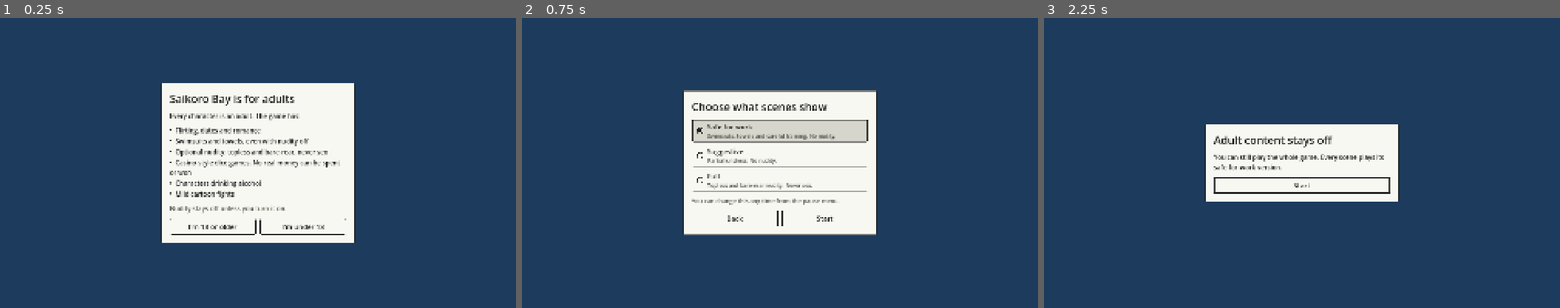
Above: before the commit, frames 1-3 (left to right).
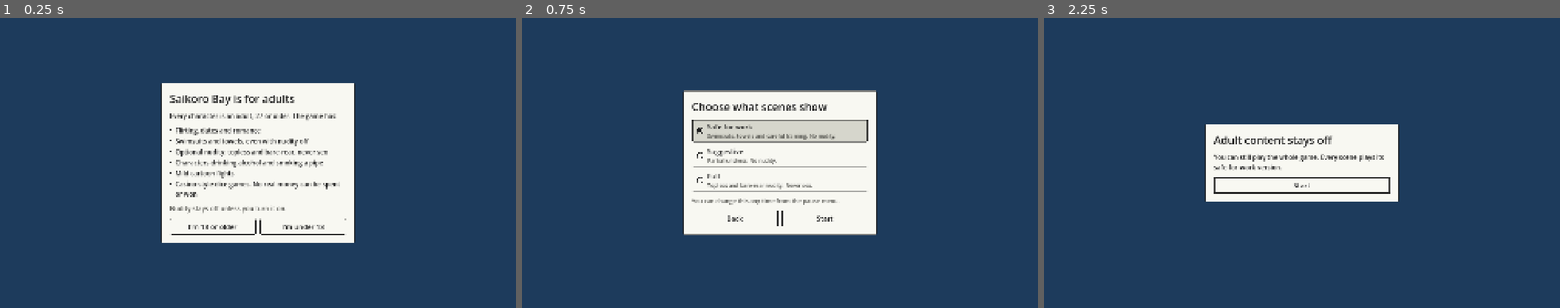
Above: after the commit, the same moments.

Repository: vantaloomin/saikoro-bay
Game: Godot game, scene res://game/boot/boot.tscn
The game is run twice, just before and just after one commit, with the same random seed, the same clock (stepped at 60 frames per second) and the same inputs. Sound files missing from this copy of the repository are replaced by a short silence.
Inputs:
- Up to frame 1 (0.25 s): no input
- Up to frame 2 (0.75 s): click "I'm 18 or older" at 0.5 s
- Up to frame 3 (2.25 s): click "Back" at 1.25 s; click "I'm under 18" at 2 s

The runs differ from the first frame. In frame 1, 1.3% of the frame differs, in the area x 32-66%, y 32-63%; in frame 2, nothing differs; in frame 3, nothing differs.

Commit message:
Age gate polish: stated ages, tobacco, hanging bullets
Warnings now give the youngest stated age (27) and list the pipe, in
Mara's order. Wrapped bullets hang under their words, and the ask-again
confirm hides Back so Cancel is the only way out.

Diff:
--- a/game/boot/age_gate.gd
+++ b/game/boot/age_gate.gd
@@ -20,14 +20,15 @@
 enum Step { WARNING, LEVEL, UNDER_18 }
 
 ## Keep in step with the store pages' content descriptions (Nori: reviewers
-## compare them).
+## compare them) and the youngest stated age with the character sheets.
+const AGES_LINE: String = "Every character is an adult, 27 or older. The game has:"
 const WARNINGS: Array[String] = [
 	"Flirting, dates and romance",
 	"Swimsuits and towels, even with nudity off",
 	"Optional nudity: topless and bare-rear, never sex",
+	"Characters drinking alcohol and smoking a pipe",
+	"Mild cartoon fights",
 	"Casino-style dice games. No real money can be spent or won",
-	"Characters drinking alcohol",
-	"Mild cartoon fights",
 ]
 
 var step: Step = Step.WARNING
@@ -76,12 +77,19 @@
 func _warning_page() -> Control:
 	var page: VBoxContainer = _page("WarningPage")
 	page.add_child(NeutralSkin.label("Saikoro Bay is for adults", 40))
-	page.add_child(NeutralSkin.paragraph("Every character is an adult. The game has:", 24))
+	page.add_child(NeutralSkin.paragraph(AGES_LINE, 24))
 	var list: VBoxContainer = VBoxContainer.new()
 	list.name = "Warnings"
 	list.add_theme_constant_override("separation", 6)
 	for warning: String in WARNINGS:
-		list.add_child(NeutralSkin.paragraph("•  " + warning, 24))
+		# A dot in its own column, so a wrapped line hangs under the words.
+		var item: HBoxContainer = HBoxContainer.new()
+		item.add_theme_constant_override("separation", 12)
+		var dot: Label = NeutralSkin.label("•", 24)
+		dot.size_flags_vertical = Control.SIZE_SHRINK_BEGIN
+		item.add_child(dot)
+		item.add_child(NeutralSkin.paragraph(warning, 24))
+		list.add_child(item)
 	page.add_child(list)
 	page.add_child(NeutralSkin.paragraph("Nudity stays off unless you turn it on.", 24, NeutralSkin.SOFT_INK))
 	var buttons: HBoxContainer = HBoxContainer.new()
--- a/game/menu/pause_menu.gd
+++ b/game/menu/pause_menu.gd
@@ -114,6 +114,8 @@
 	_content.show_settings()
 	(_content_page.get_node("Hint") as Control).visible = not _content.is_locked()
 	_ask_again.visible = Settings.can_ask_age_again() and not _confirm.visible
+	# One way out at a time: Cancel while the question is open.
+	(_content_page.get_node("Back") as Control).visible = not _confirm.visible
 
 
 ## Swaps the ask-again button for its confirm, or back.
--- a/tests/integration/test_age_gate.gd
+++ b/tests/integration/test_age_gate.gd
@@ -137,6 +137,7 @@
 	var confirm: Control = menu.find_child("Confirm", true, false) as Control
 	assert_true(confirm.visible, "behind a confirm")
 	assert_true((confirm.find_child("No", true, false) as Button).has_focus(), "Cancel is the safe default")
+	assert_false((menu.find_child("Back", true, false) as Button).visible, "and the only way out")
 	menu.cancel()
 	assert_false(confirm.visible, "Back cancels it")
 	assert_eq(Settings.age_answer, ContentLevel.AgeAnswer.UNDER_18)
